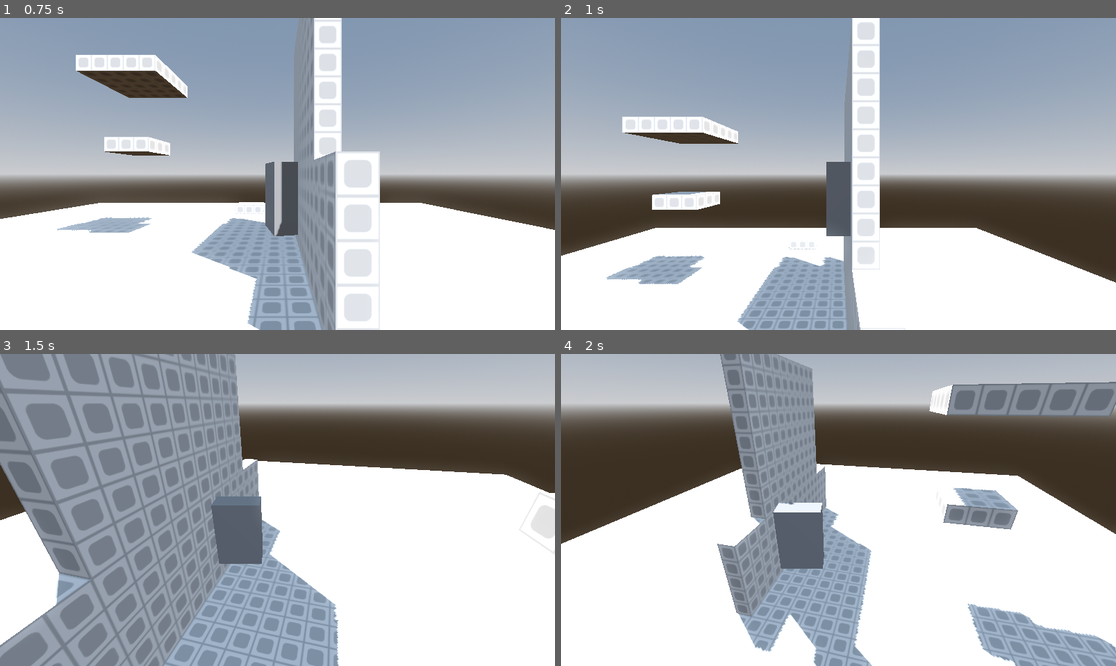
Above: before the commit, frames 1-4 (two rows, left to right).
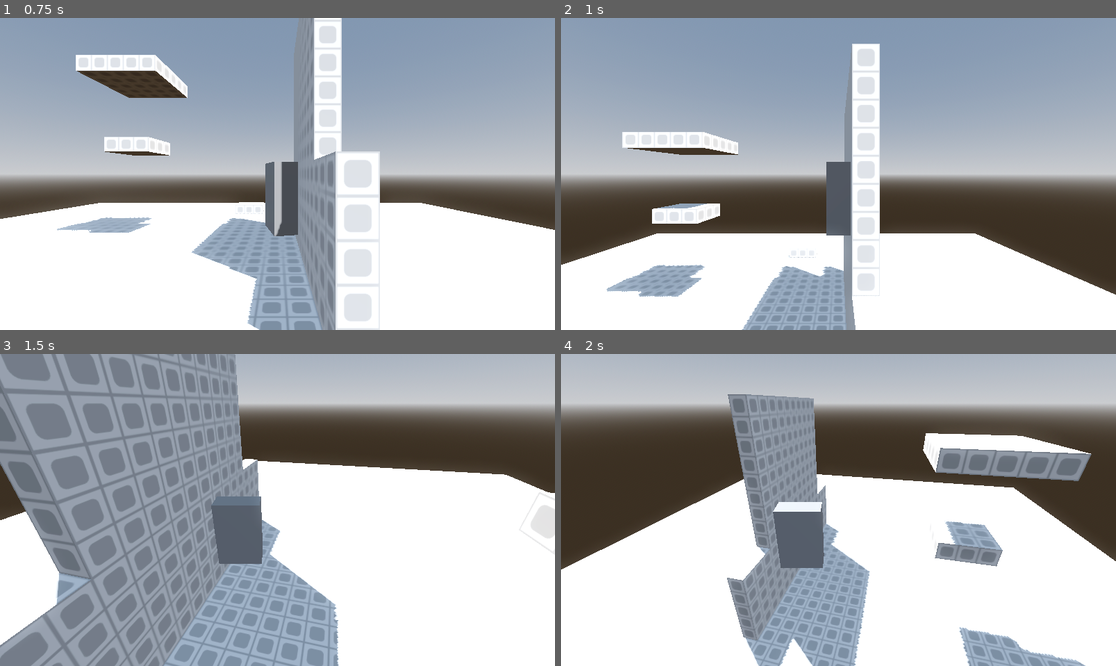
Above: after the commit, the same moments.

Repository: Natelytle/jomolith
Game: Godot game, scene res://Scenes/main.tscn
The game is run twice, just before and just after one commit, with the same random seed, the same clock (stepped at 60 frames per second) and the same inputs.
Inputs (mouse positions are in pixels of both pictures, inside the frame that each line leads up to):
- Up to frame 1 (0.75 s): move the mouse to (399, 158) at 0.52 s; hold D (right) from 0.53 s (still down); hold Right mouse button (right_click) from 0.53 s (still down)
- Up to frame 2 (1 s): keep holding D (right); keep holding Right mouse button (right_click); tap Space (jump) at 0.77 s
- Up to frame 3 (1.5 s): move the mouse to (166, 525) at 1.27 s; release D (right) at 1.28 s; release Right mouse button (right_click) at 1.28 s; hold S (backward) from 1.28 s (still down); tap Shift (shift_lock) at 1.35 s
- Up to frame 4 (2 s): keep holding S (backward); tap Space (jump) at 1.52 s

Frame 1 is identical in both runs. In frame 2, 9.0% of the frame differs, in the area x 0-100%, y 0-100%; in frame 3, less than 0.1%; in frame 4, 24%.

Commit message:
Fix jumping

Diff:
--- a/Scripts/player.gd
+++ b/Scripts/player.gd
@@ -9,12 +9,13 @@
 const MAX_SPEED = 16
 const GROUND_ACCELERATION = 800
 const AIR_ACCELERATION = 150
-const JUMP_VELOCITY = 50
+const JUMP_VELOCITY = 55
 const COYOTE_TIME = 0.08
 const PICKLE_TIME = "All The Damn Time"
 
 var currentSpeed = 0
 var coyoteTimeTimer = 0
+var isOnFloor = false
 
 # camera
 const SHIFTLOCK_OFFSET = 1.75
@@ -57,7 +58,7 @@
 func _physics_process(delta: float) -> void:
 	var averageLength = hitboxLegs.get_average_length()
 
-	var isOnFloor = averageLength < 2.1
+	isOnFloor = averageLength < 2.1 && (linear_velocity.y < 0.5 or isOnFloor)
 
 	if not isOnFloor:
 		coyoteTimeTimer += delta
